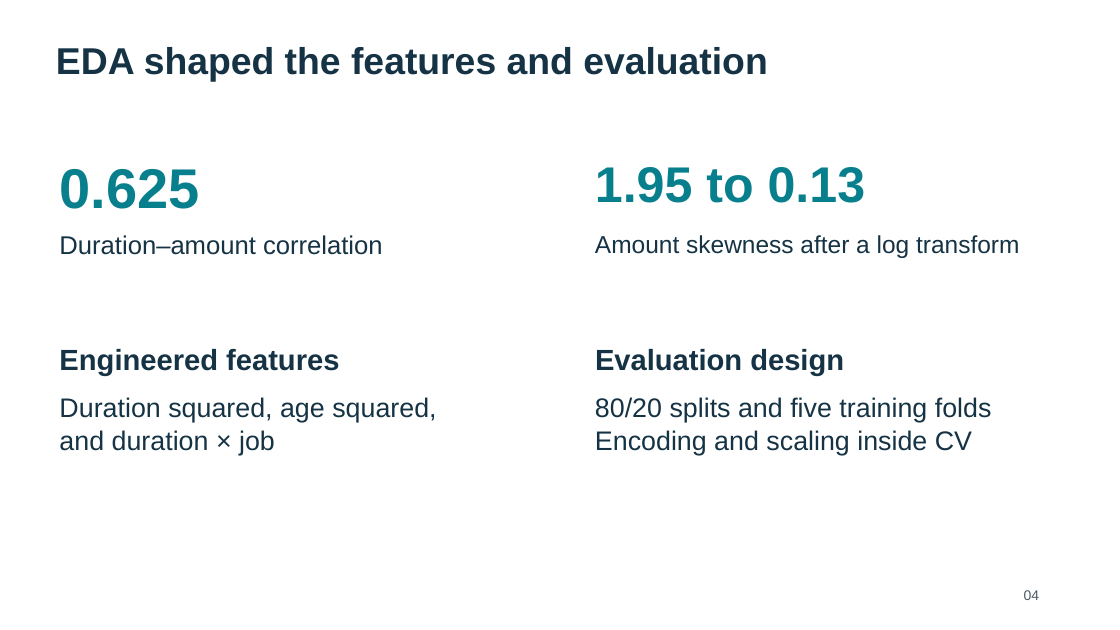
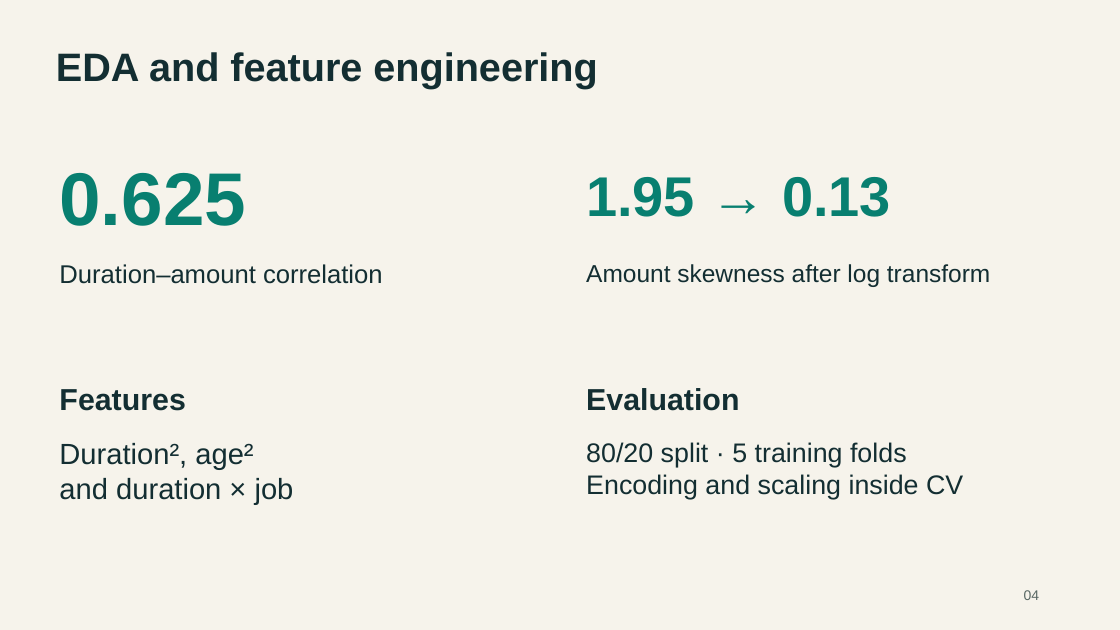
Before and after one commit to lebm646/MSCS_634_Deliverable_4, a slide deck: slide 4 of MSCS_634_Presentation.pptx. Drawn at 1120x630 pixels with LibreOffice and Linux fonts; fonts in the diff are those of the drawing. Boxes give left, top, right and bottom in pixels: in the first picture for what was removed or moved away, otherwise in the second. Text is boxed around its words. In the diff, an @@ line names an element or a change of style, - is before the commit and + after.

```diff
--- a/MSCS_634_Presentation.pptx
+++ b/MSCS_634_Presentation.pptx
@@ background #FFFFFF to #F6F3EB @@
@@ text at (56, 52, 597, 89): text changed; size 32 to 34 pt; text colour #153344 to #132E32 @@
-EDA shaped the features and evaluation
+EDA and feature engineering
@@ text "0.625" at (59, 173, 246, 226): size 48 to 64 pt, text colour #087F8C to #087F70 @@
@@ text at (586, 177, 891, 217): text changed; size 43 to 48 pt; text colour #087F8C to #087F70 @@
-1.95 to 0.13
+1.95 → 0.13
@@ text "Duration–amount correlation": place and size @@
-text "Duration–amount correlation" at (59, 235, 383, 255)
+text "Duration–amount correlation" at (59, 264, 383, 284)
@@ text "Duration–amount correlation" at (59, 264, 383, 284): text colour #153344 to #132E32 @@
@@ text at (586, 264, 990, 287): text changed; text colour #153344 to #132E32 @@
-Amount skewness after a log transform
+Amount skewness after log transform
@@ text at (59, 389, 185, 411): text changed; size 25 to 26 pt; text colour #153344 to #132E32 @@
-Engineered features
+Features
@@ text at (586, 388, 739, 411): text changed; size 25 to 26 pt; text colour #153344 to #132E32 @@
-Evaluation design
+Evaluation
@@ text at (59, 443, 253, 470): text changed; size 23 to 25 pt; text colour #153344 to #132E32 @@
-Duration squared, age squared,
+Duration², age²
@@ text "Duration², age²": place and size @@
-text "Duration², age²" at (59, 397, 436, 455)
+text "Duration², age²" at (59, 443, 294, 505)
@@ text at (586, 442, 907, 467): text changed; text colour #153344 to #132E32 @@
-80/20 splits and five training folds
+80/20 split · 5 training folds
@@ text "80/20 split · 5 training ...": place and size @@
-text "80/20 split · 5 training ..." at (595, 397, 992, 455)
+text "80/20 split · 5 training ..." at (586, 442, 963, 499)
@@ text at (59, 478, 294, 505): size 23 to 25 pt, text colour #153344 to #132E32 in "and duration × job" @@
@@ text at (586, 474, 963, 499): text colour #153344 to #132E32 in "Encoding and scaling inside CV" @@
@@ text "04" at (1024, 590, 1040, 600): text colour #4D5A63 to #586763 @@
```
Also in this commit, not shown: 10 other slides changed.
